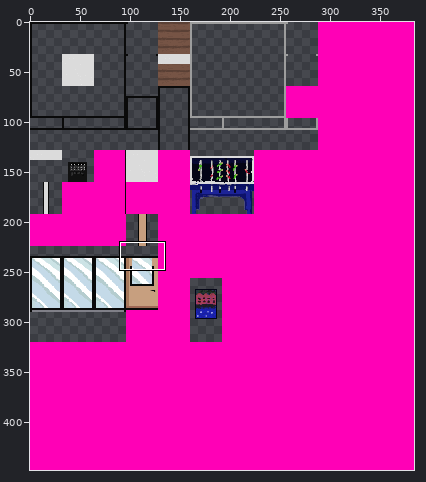
Edited in one commit: sprite sheet (tileset_32x32.png). The picture above shows the old version from afar; the outline marks the close-up.
Close-up. As it was:
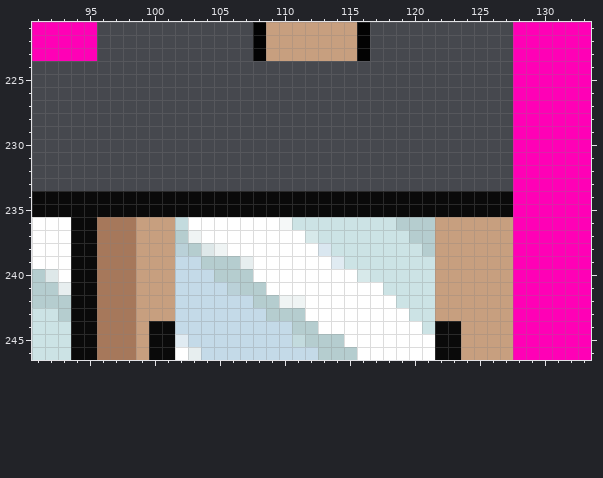
The file is 384x448 pixels. Pixels under 10% opacity are left out. Colours within 5 levels of each other are drawn and written as one. Shown: x 91..133, y 221..246.
The result:
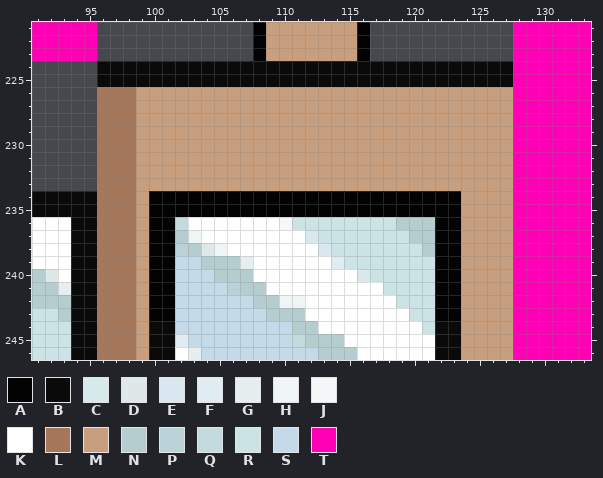
Palette (. is transparent): A #030303  B #0a0a0a  C #d7e9ea  D #dee8e9  E #dae7f0  F #e0ebf2  G #e7eeef  H #eff4f4  J #f5f8f8  K #ffffff  L #a6785b  M #c79f7f  N #b5cdcf  P #bad1d8  Q #c3dbde  R #cce3e5  S #c4dae8  T #ff00b6
Difference:
y 224..225: x 96..127 ................................ -> BBBBBBBBBBBBBBBBBBBBBBBBBBBBBBBB
y 226..233: x 96..127 ................................ -> LLLMMMMMMMMMMMMMMMMMMMMMMMMMMMMM
y 234..235: x 96..127 BBBBBBBBBBBBBBBBBBBBBBBBBBBBBBBB -> LLLMAAAAAAAAAAAAAAAAAAAAAAAAMMMM
y 236..243: x 100..101 MM -> AA; x 122..123 MM -> AA
Boxes around the changes in both close-ups, in picture pixels (x1, y1, x2, y2):
changed: (97, 61, 513, 321)
